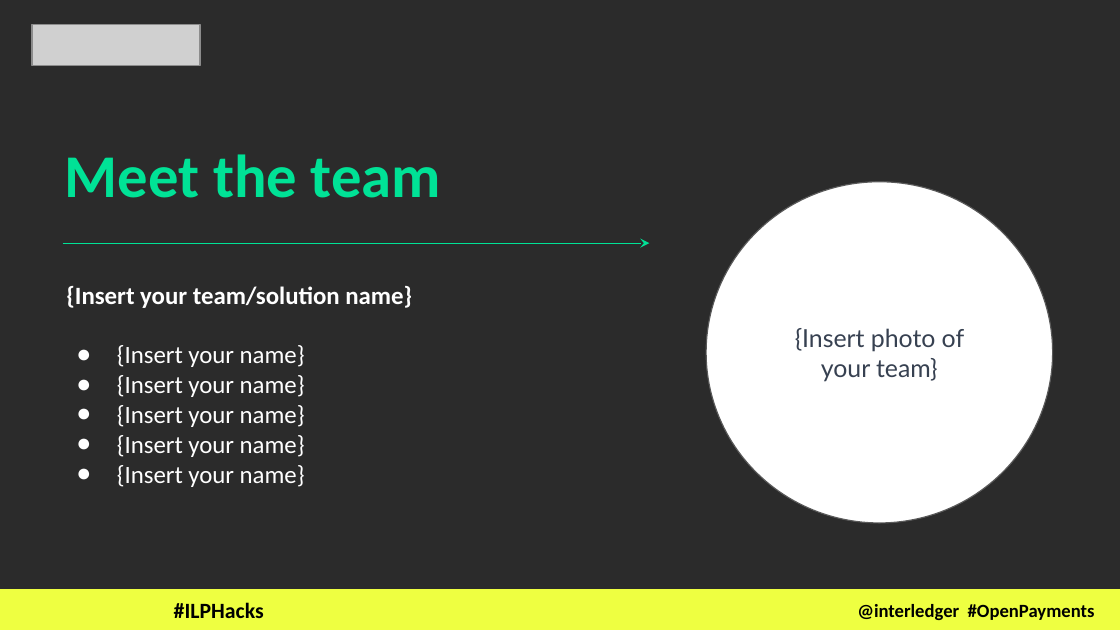
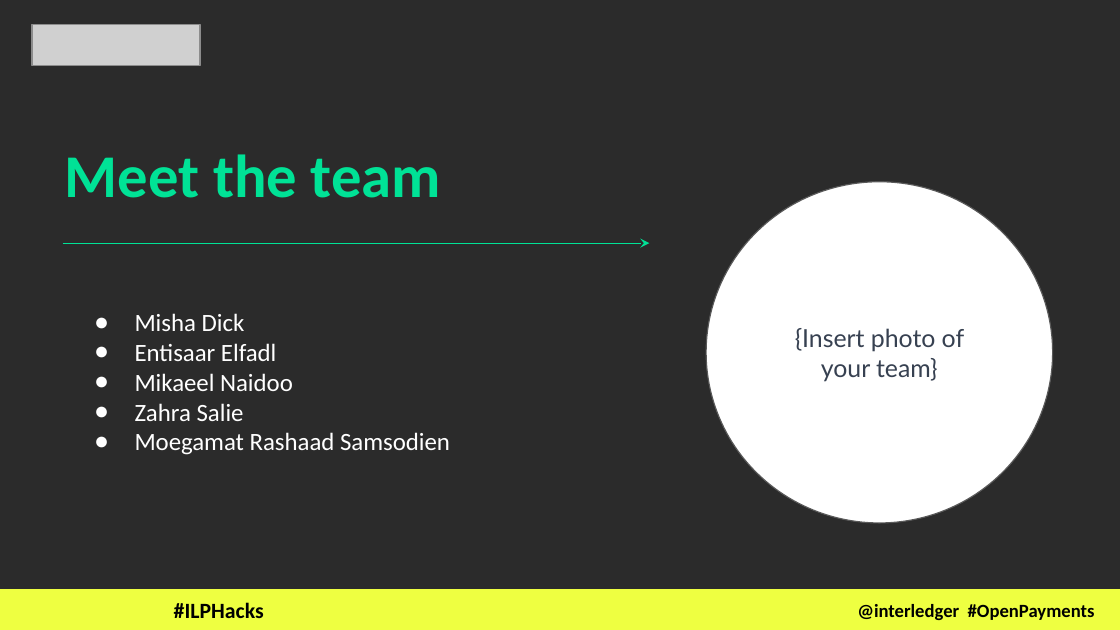
Before and after one commit to Plum165/Fintech-Hackathon-2026, a slide deck: slide 2 of demo/pitch deck template - UCT hackathon 2026.pptx. Drawn at 1120x630 pixels with LibreOffice and Linux fonts; fonts in the diff are those of the drawing; grey boxes stand for pictures; background and template pictures are left out; a plain dark background stands for a picture behind light text. Boxes give left, top, right and bottom in pixels: in the first picture for what was removed or moved away, otherwise in the second. Text is boxed around its words. In the diff, an @@ line names an element or a change of style, - is before the commit and + after.

Commit message:
Added team name and members to the slide deck

```diff
--- a/demo/pitch deck template - UCT hackathon 2026.pptx
+++ b/demo/pitch deck template - UCT hackathon 2026.pptx
@@ text at (x1=135, y1=313, x2=450, y2=455): text changed @@
-{Insert your team/solution name}
-● {Insert your name}
-● {Insert your name}
-● {Insert your name}
-● {Insert your name}
-● {Insert your name}
+● Misha Dick
+● Entisaar Elfadl
+● Mikaeel Naidoo
+● Zahra Salie
+● Moegamat Rashaad Samsodien
```
Also in this commit, not shown: 1 other slide changed.
